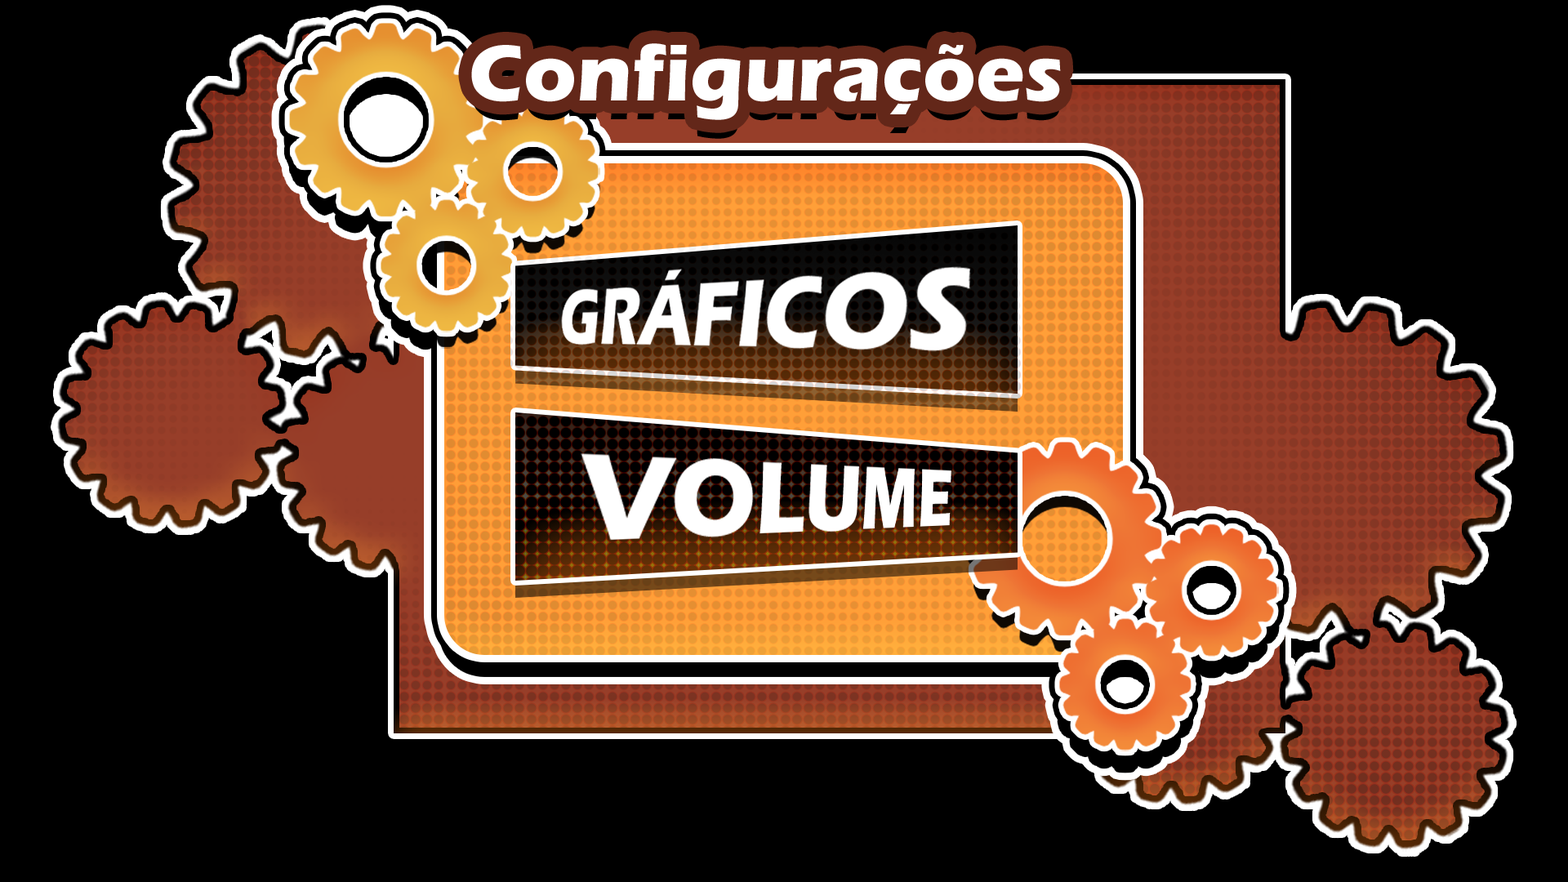
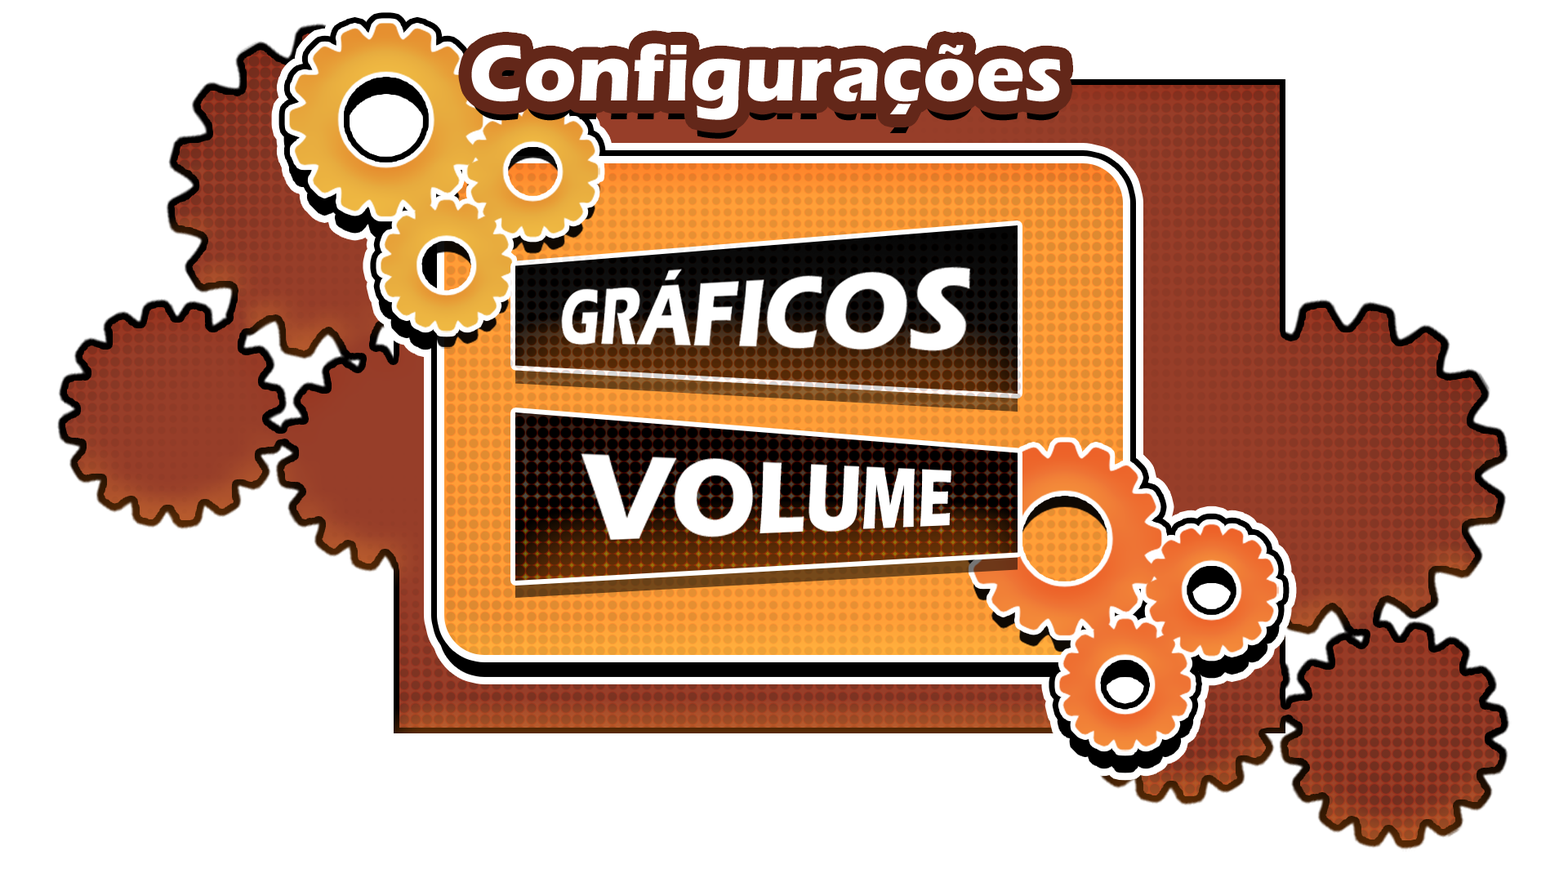
Layered file, before and after one edit (1568px x 882px). Changes by layer:
hid "Camada 0" over 0, 0, 1568, 882